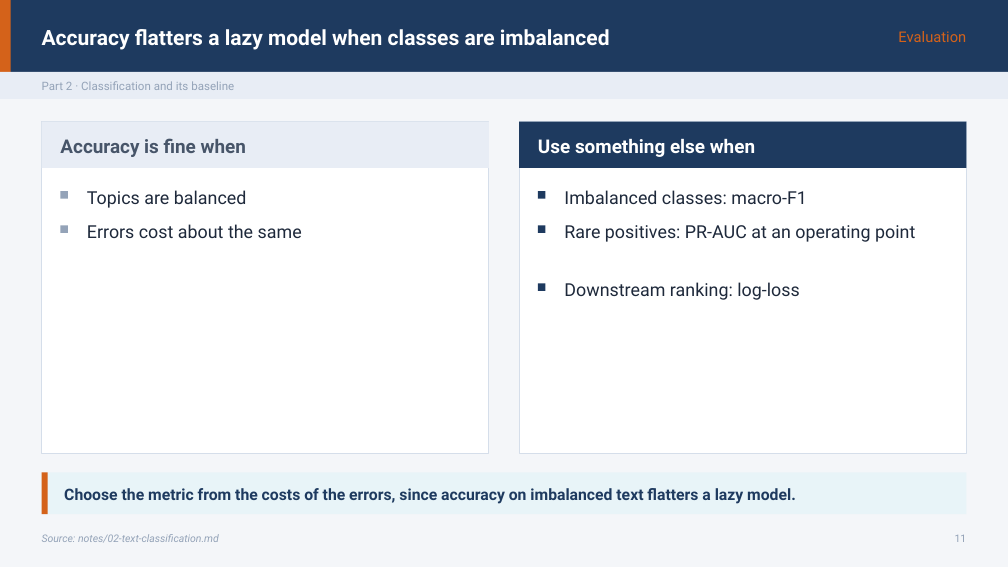
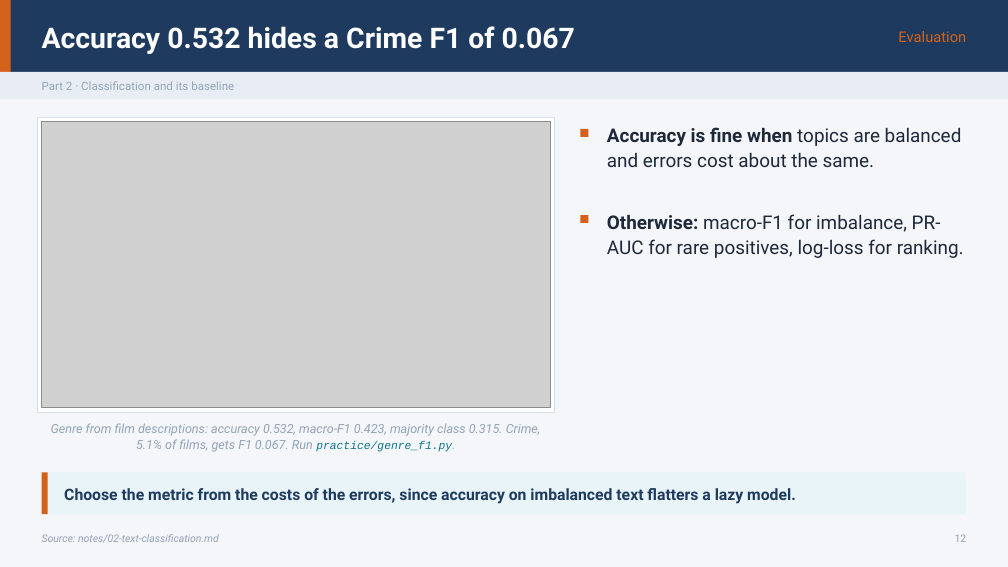
Before and after one commit to ramseywise/learn-ai-engineering, a slide deck: slide 12 of data-science/03-nlp/slides/nlp.pptx (slide 11 before the commit). Drawn at 1008x567 pixels with LibreOffice and Linux fonts; fonts in the diff are those of the drawing; grey boxes stand for pictures. Boxes give left, top, right and bottom in pixels: in the first picture for what was removed or moved away, otherwise in the second. Text is boxed around its words. In the diff, an @@ line names an element or a change of style, - is before the commit and + after.

```diff
--- a/data-science/03-nlp/slides/nlp.pptx
+++ b/data-science/03-nlp/slides/nlp.pptx
@@ text at bbox=[42, 26, 575, 54]: text changed; size 20 to 27 pt @@
-Accuracy flatters a lazy model when classes are imbalanced
+Accuracy 0.532 hides a Crime F1 of 0.067
@@ rectangle: place and size @@
-rectangle at bbox=[42, 122, 489, 454]
+rectangle at bbox=[37, 117, 555, 412]
@@ rectangle removed at bbox=[42, 122, 489, 168] @@
@@ picture added at bbox=[42, 122, 551, 408] @@
@@ text removed at bbox=[60, 138, 246, 157] @@
-Accuracy is fine when
@@ rectangle removed at bbox=[520, 122, 967, 454] @@
@@ rectangle removed at bbox=[520, 122, 967, 168] @@
@@ text removed at bbox=[538, 139, 755, 157] @@
-Use something else when
@@ rectangle: place and size @@
-rectangle at bbox=[60, 191, 68, 199]
+rectangle at bbox=[581, 129, 588, 137]
@@ rectangle at bbox=[581, 129, 588, 137]: fill #94A3B8 to #D4621A @@
@@ text at bbox=[607, 127, 962, 167]: text changed; size 17 to 18 pt @@
-Topics are balanced
+Accuracy is fine when topics are balanced and errors cost about the same.
@@ rectangle removed at bbox=[538, 191, 546, 199] @@
@@ text removed at bbox=[564, 190, 807, 204] @@
-Imbalanced classes: macro-F1
@@ text removed at bbox=[87, 224, 302, 238] @@
-Errors cost about the same
@@ rectangle removed at bbox=[538, 225, 546, 233] @@
@@ text removed at bbox=[564, 225, 915, 242] @@
-Rare positives: PR-AUC at an operating point
@@ rectangle at bbox=[581, 216, 588, 223]: fill #94A3B8 to #D4621A @@
@@ rectangle: place and size @@
-rectangle at bbox=[60, 225, 68, 233]
+rectangle at bbox=[581, 216, 588, 223]
@@ text added at bbox=[607, 214, 964, 258], 18 pt, text #1E293B @@
+Otherwise: macro-F1 for imbalance, PR-AUC for rare positives, log-loss for ranking.
@@ rectangle removed at bbox=[538, 284, 546, 291] @@
@@ text removed at bbox=[564, 282, 799, 300] @@
-Downstream ranking: log-loss
@@ text added at bbox=[51, 423, 541, 452], 12 pt, text #94A3B8, italic @@
+Genre from film descriptions: accuracy 0.532, macro-F1 0.423, majority class 0.315. Crime, 5.1% of films, gets F1 0.067. Run practice/genre_f1.py.
@@ text at bbox=[955, 534, 967, 542]: text changed @@
-11
+12
```
Also in this commit, not shown: 29 other slides changed, 3 slides added, 30 other files.
